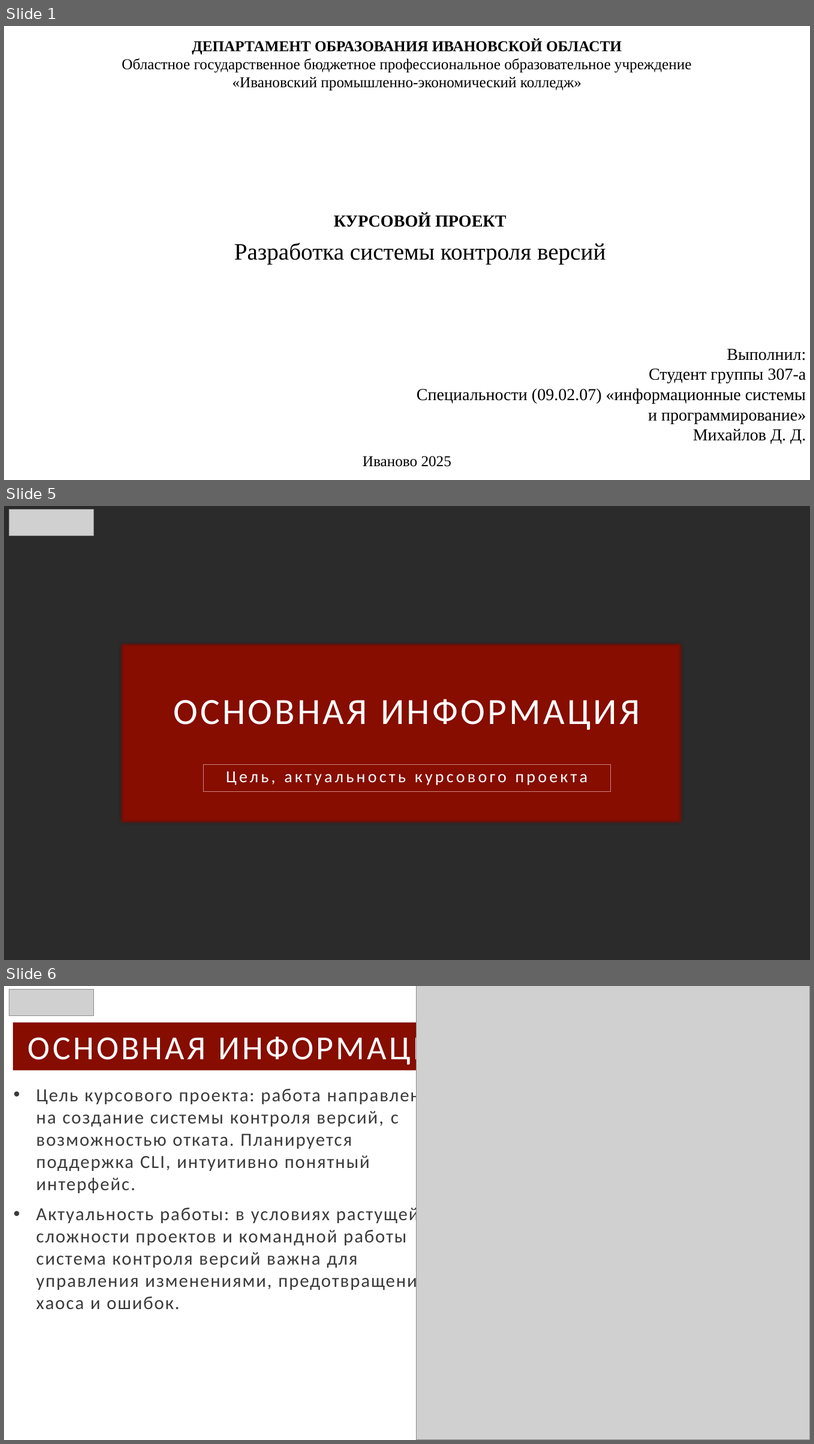
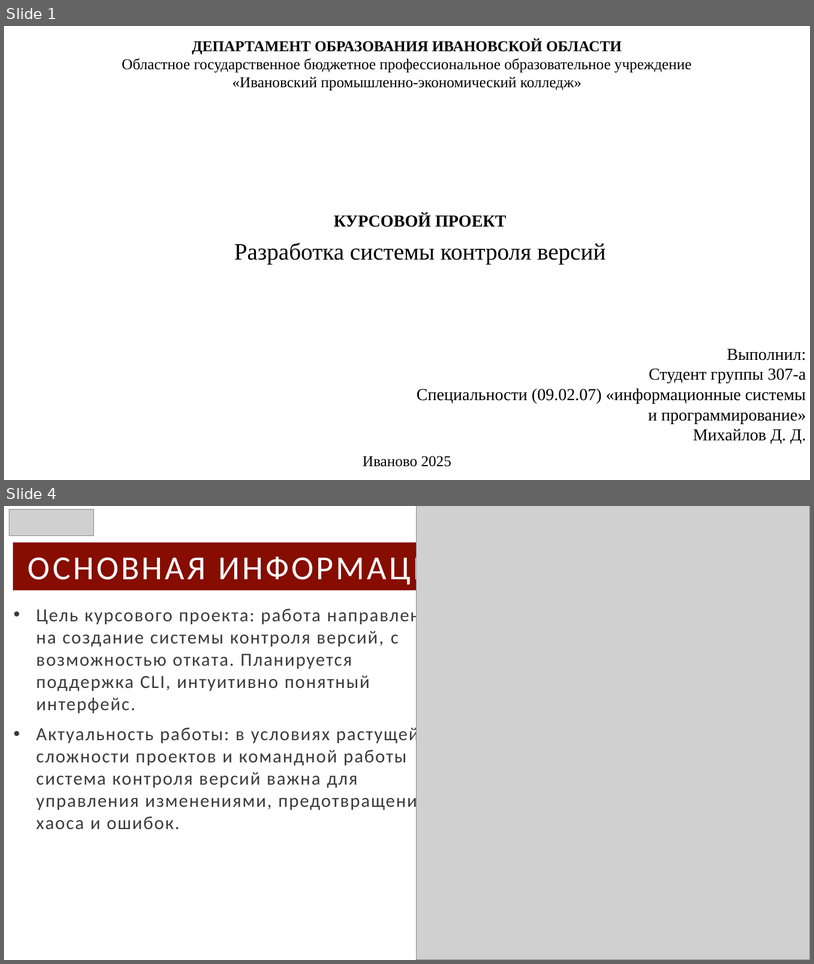
Before and after one commit to Taburet-Killer/CSV, a slide deck: CSV-presetation.pptx. Shown one above the other, each under a label of ours: slides 1, 5 and 6 before the commit, slides 1 and 4 after it; the slides between them are not shown. The pictures are 814x1444 and 814x964 pixels, drawn with LibreOffice and Linux fonts; fonts in the diff are those of the drawing; grey boxes stand for pictures; background and template pictures are left out; a plain dark background stands for a picture behind light text. Boxes give left, top, right and bottom in pixels: in the first picture for what was removed or moved away, otherwise in the second. Text is boxed around its words. In the diff, an @@ line names an element or a change of style, - is before the commit and + after.

```diff
--- a/CSV-presetation.pptx
+++ b/CSV-presetation.pptx
@@ slide 5 removed at [4, 506, 810, 960], background picture (left out) @@
@@ picture removed at [9, 509, 93, 535] @@
@@ rectangle removed at [120, 642, 684, 824] @@
@@ title removed at [173, 699, 640, 730] @@
-ОСНОВНАЯ ИНФОРМАЦИЯ
@@ text removed at [204, 765, 611, 791] @@
-Цель, актуальность курсового проекта
@@ what was slide 6 is now slide 4 @@
```
Also in this commit, not shown: 3 slides changed, 4 other slides removed.
